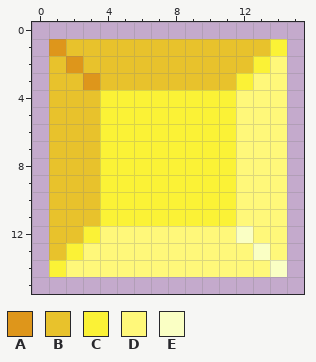
File history of a pixel-art file, Assets/Aseprite/yellow.aseprite. Above: the version before the commit.
16x16 pixels, 1 frame.
Palette (. is transparent): A #de961b  B #e8c22c  C #fbf236  D #fff87a  E #faffc4
Pixels before, first column x 1:
 1 ABBBBBBBBBBBBC
 2 BABBBBBBBBBBCD
 3 BBABBBBBBBBCDD
 4 BBBCCCCCCCCDDD
 5 BBBCCCCCCCCDDD
 6 BBBCCCCCCCCDDD
 7 BBBCCCCCCCCDDD
 8 BBBCCCCCCCCDDD
 9 BBBCCCCCCCCDDD
10 BBBCCCCCCCCDDD
11 BBBCCCCCCCCDDD
12 BBCDDDDDDDDEDD
13 BCDDDDDDDDDDED
14 CDDDDDDDDDDDDE
After the commit:
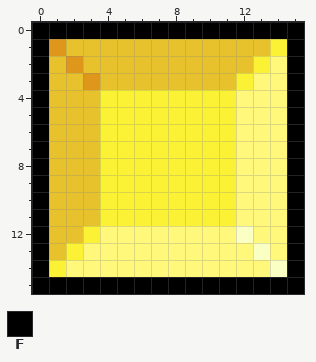
Colours new in this view: F #000000
Diff:
Changed rows in their new state; - is an unchanged pixel.
first column x 0:
 0 FFFFFFFFFFFFFFFF
 1 F--------------F
 2 F--------------F
 3 F--------------F
 4 F--------------F
 5 F--------------F
 6 F--------------F
 7 F--------------F
 8 F--------------F
 9 F--------------F
10 F--------------F
11 F--------------F
12 F--------------F
13 F--------------F
14 F--------------F
15 FFFFFFFFFFFFFFFF
Pixel boxes of the changes (left, top, right, bottom) in both pictures:
added: (32, 22, 304, 294)
